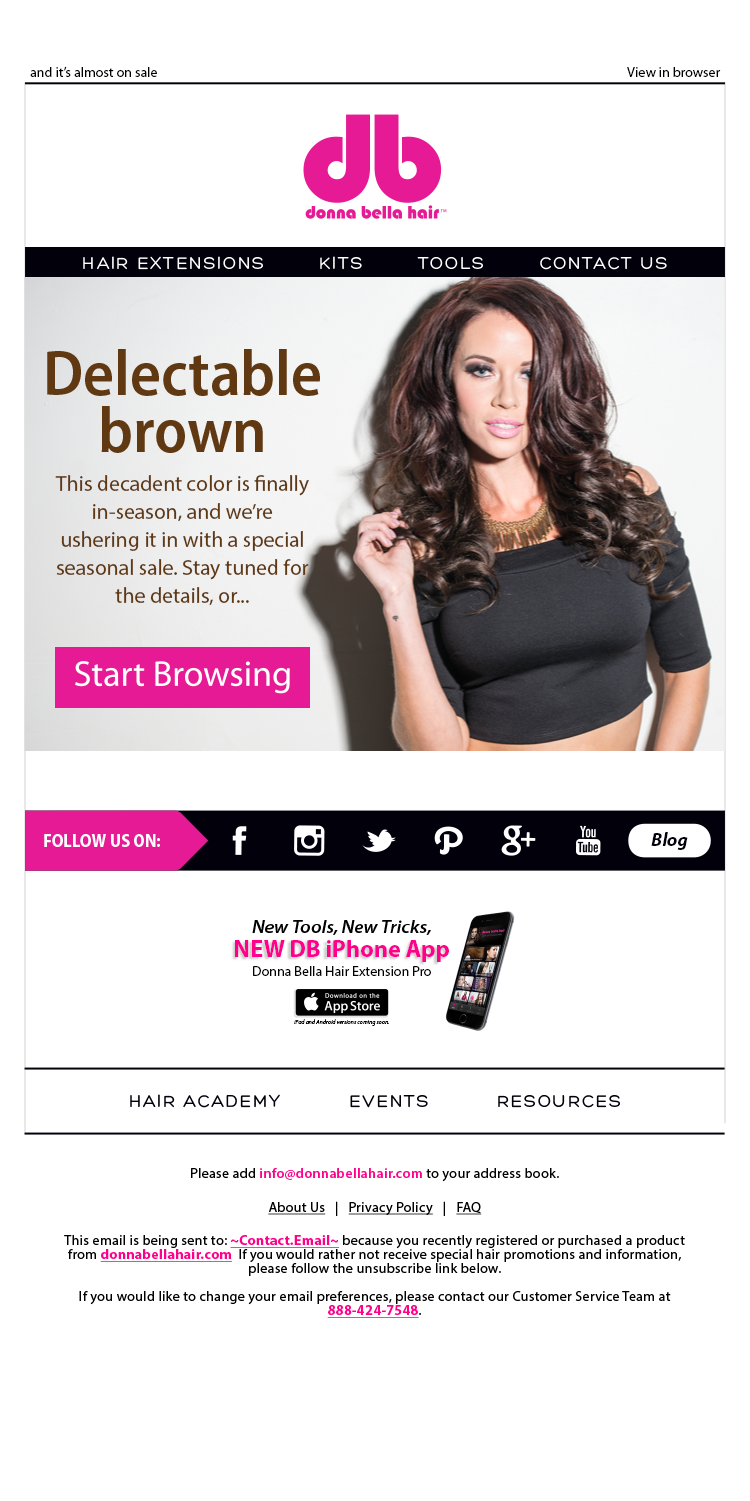
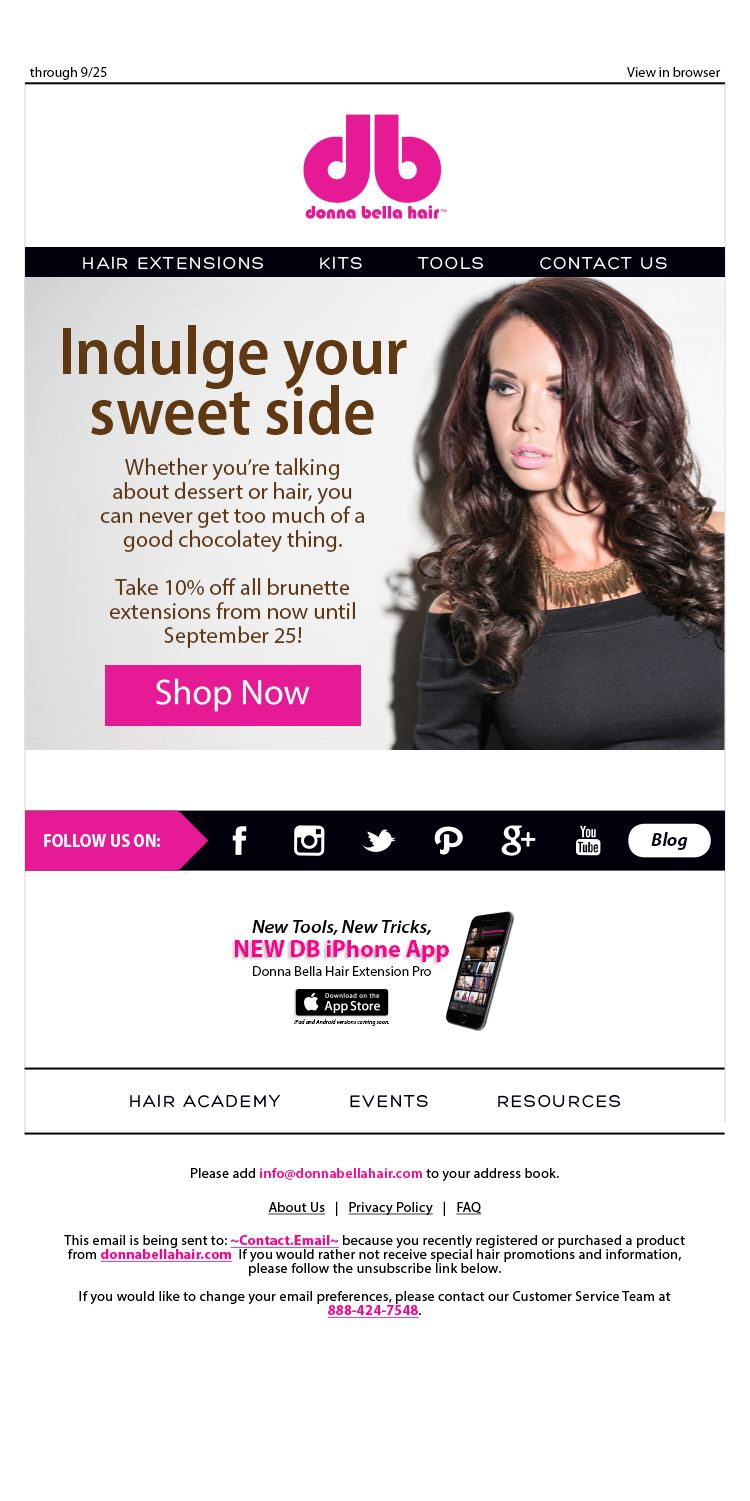
Revision of a layered 750px x 1501px image; what changed, layer by layer:
hid group "Teaser" (8 layers) over [left=24, top=66, right=725, bottom=751]
showed group "Announcement" (8 layers) over [left=24, top=67, right=725, bottom=750]
